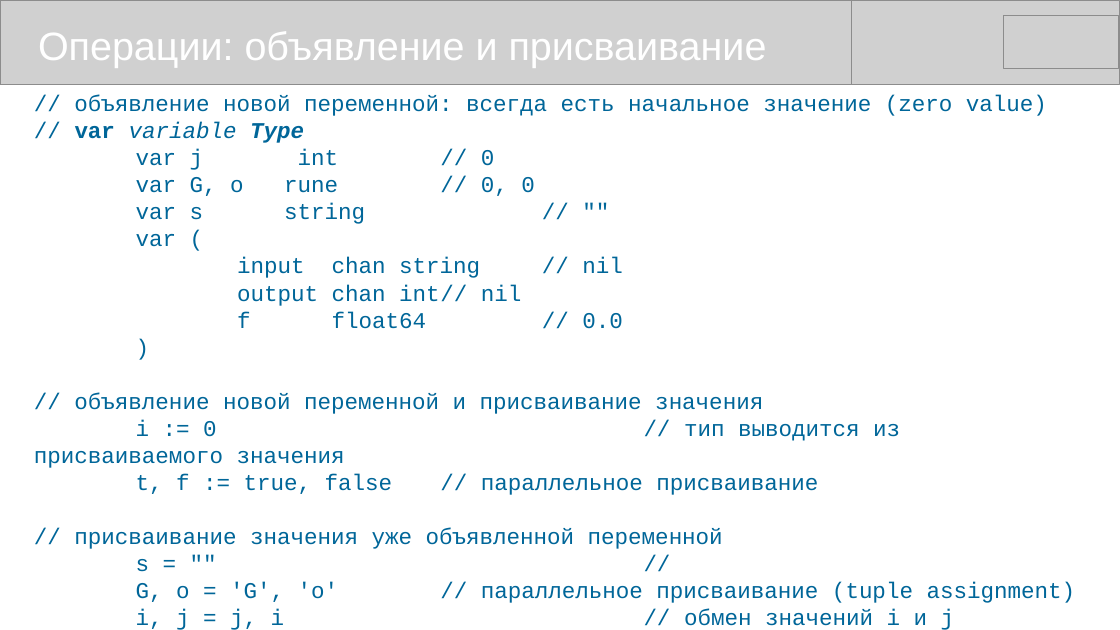
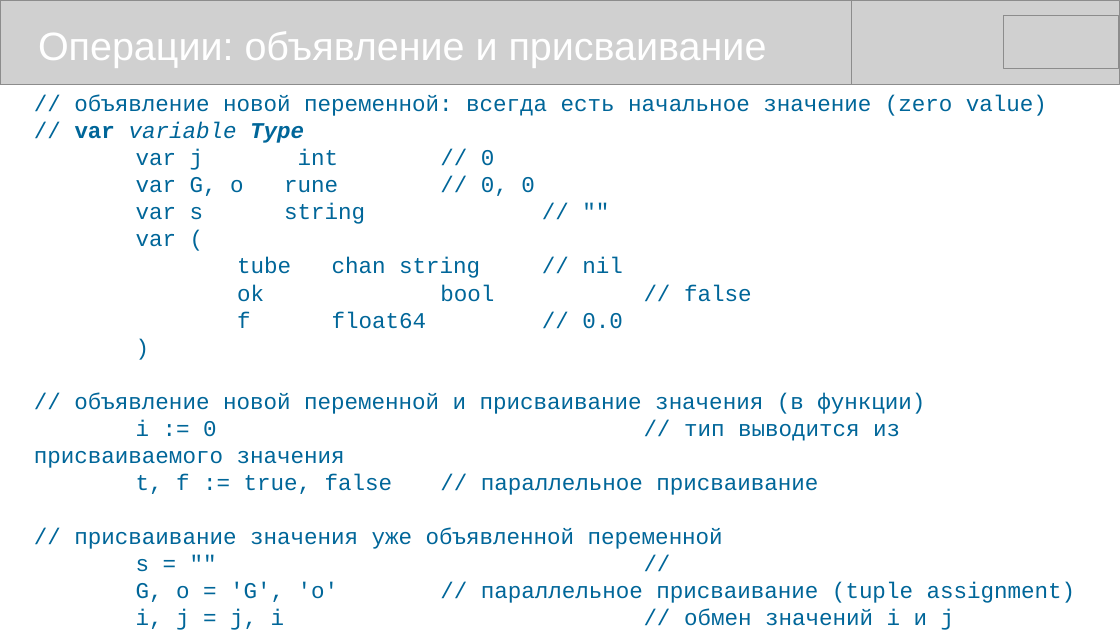
Before and after one commit to mike-shock/Go_language, a slide deck: slide 22 of Go_Review.odp (slide 21 before the commit). Drawn at 1120x630 pixels with LibreOffice and Linux fonts; fonts in the diff are those of the drawing; grey boxes stand for pictures. Boxes give left, top, right and bottom in pixels: in the first picture for what was removed or moved away, otherwise in the second. Text is boxed around its words. In the diff, an @@ line names an element or a change of style, - is before the commit and + after.

```diff
--- a/Go_Review.odp
+++ b/Go_Review.odp
@@ text at (237,257,752,302): text changed @@
-input chan string // nil
-output chan int // nil
+tube chan string // nil
+ok bool // false
@@ text at (74,393,925,414): text changed @@
-// объявление новой переменной и присваивание значения
+// объявление новой переменной и присваивание значения (в функции)
```
Also in this commit, not shown: 8 other slides changed, 1 slide added, 1 other file.
